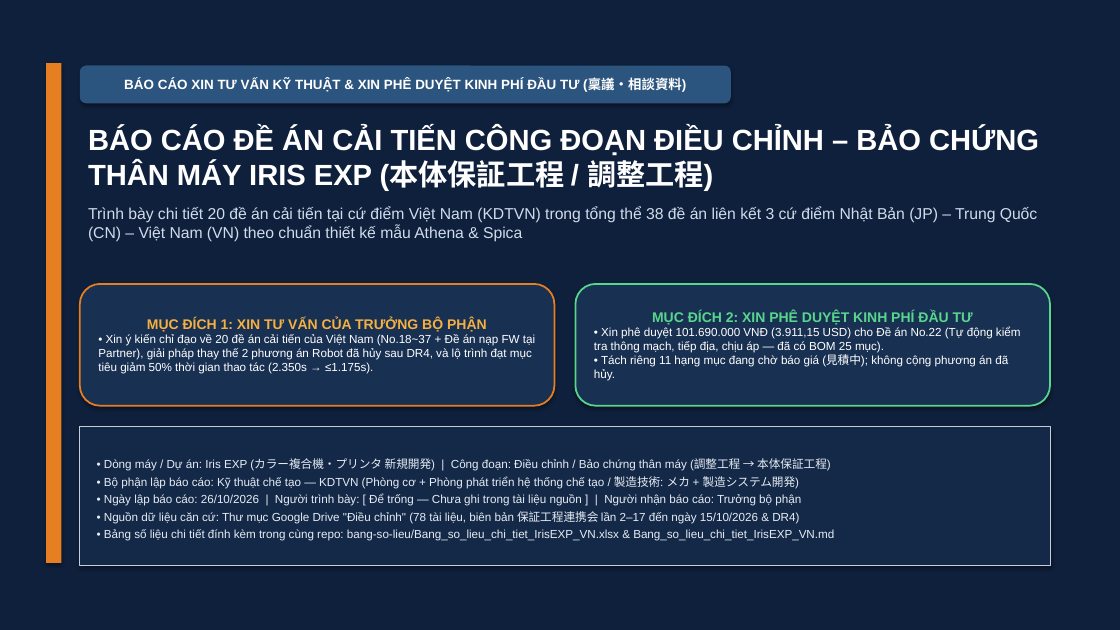
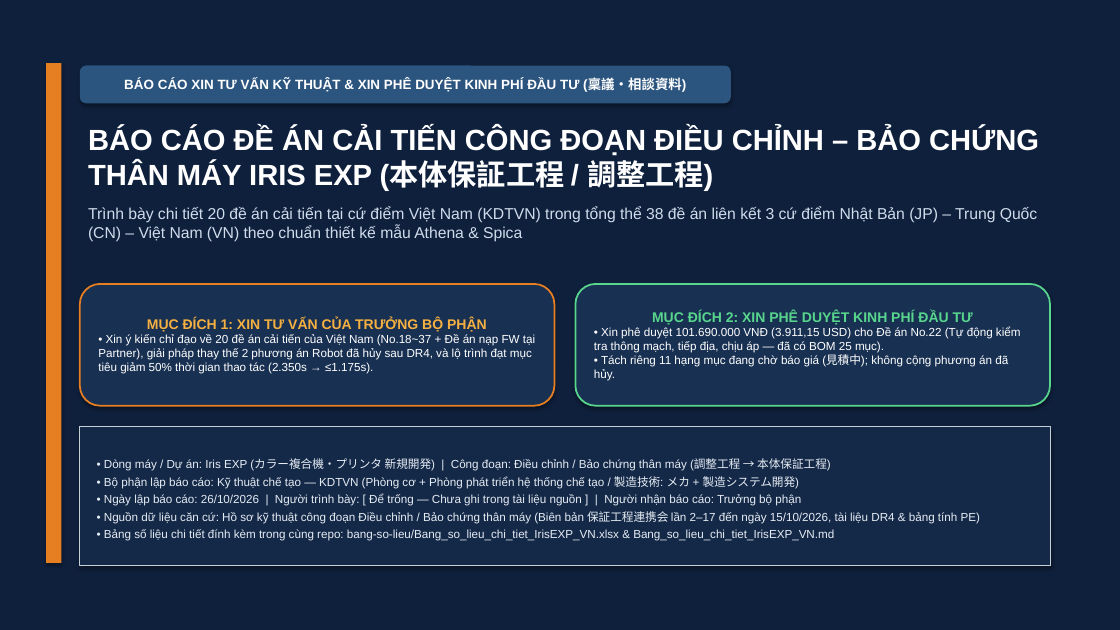
Before and after one commit to Nakazasen/bao_cao_dc_EXPIris, a slide deck: slide 1 of IrisEXP_Bao-cao-de-an-VN.pptx. Drawn at 1120x630 pixels with LibreOffice and Linux fonts; fonts in the diff are those of the drawing. Boxes give left, top, right and bottom in pixels: in the first picture for what was removed or moved away, otherwise in the second. Text is boxed around its words. In the diff, an @@ line names an element or a change of style, - is before the commit and + after.

Commit message:
fix(BAOCAO-DCEXP-01): go bo chu Google Drive khoi bao cao PPTX va bang so lieu theo quy dinh cong ty

```diff
--- a/IrisEXP_Bao-cao-de-an-VN.pptx
+++ b/IrisEXP_Bao-cao-de-an-VN.pptx
@@ text in rectangle at bbox=[104, 511, 980, 524]: text changed @@
-• Nguồn dữ liệu căn cứ: Thư mục Google Drive "Điều chỉnh" (78 tài liệu, biên bản 保証工程連携会 lần 2–17 đến ngày 15/10/2026 & DR4)
+• Nguồn dữ liệu căn cứ: Hồ sơ kỹ thuật công đoạn Điều chỉnh / Bảo chứng thân máy (Biên bản 保証工程連携会 lần 2–17 đến ngày 15/10/2026, tài liệu DR4 & bảng tính PE)
```
Also in this commit, not shown: 14 other slides changed, 2 other files.
